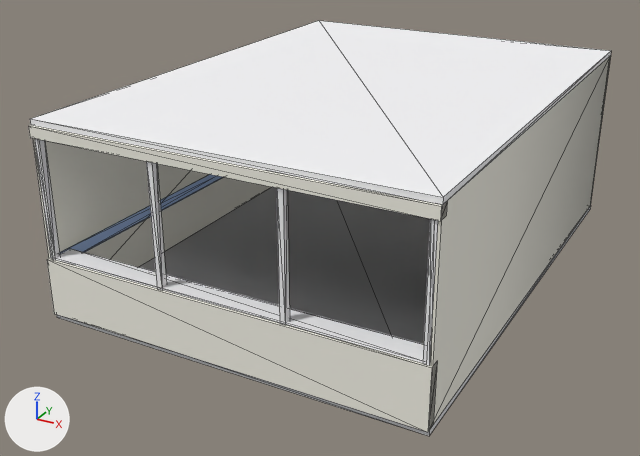
The OBJ model Assets/Venues/StoryHeaven/Models/Set/Ward.obj as it was, and as the next commit left it.
The view is the same before and after, from a 50 mm lens placed at (7.1, -13.42, 7.58), pointed at (-0.44, 0.29, 0.72). Lighting does not change. The marker at lower left points along +X, +Y and +Z. The older version comes first. Mesh edges are drawn as thin lines. Where no turn or scale is listed for an object, it has been applied to the vertices.

In view in the first picture: 'Ward'.
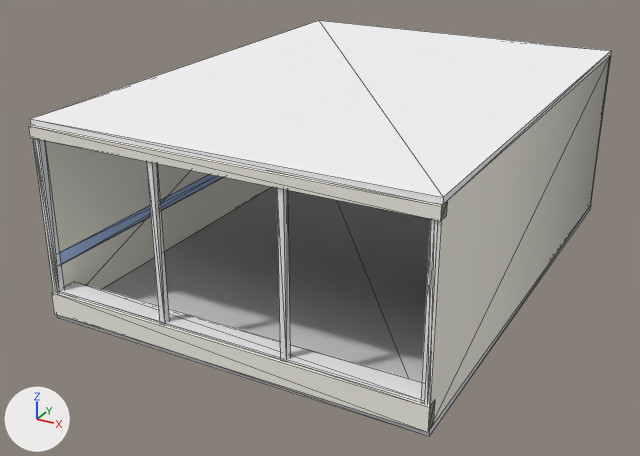
The edits, one by one:
me_ward has 108 vertices, 180 faces and spans x -3.5..3.5, y -3.75..5.8, z -0.1..3.5.
me_ward is used by ob_ward; location (0.0, 0.0, 0.0).
Before the commit, vertices of me_ward: 44 (-3.5, -3.75, 1.05) at pixel (46, 259), 45 (-3.5, -3.55, 1.05), 48 (3.5, -3.55, 1.05) at pixel (437, 360), 49 (3.5, -3.75, 1.05) at pixel (431, 367), 70 (-3.45, -3.59, 1.05).
Before the commit, vertices of me_ward: 71 (-3.45, -3.71, 1.05) at pixel (50, 259), 74 (-3.35, -3.71, 1.05) at pixel (55, 260), 75 (-3.35, -3.59, 1.05), 94 (3.35, -3.59, 1.05), 95 (3.35, -3.71, 1.05) at pixel (422, 363).
Before the commit, vertices of me_ward: 98 (3.45, -3.71, 1.05) at pixel (429, 365), 99 (3.45, -3.59, 1.05).
Before the commit, vertices of me_ward: 78 (-1.18, -3.59, 1.05), 79 (-1.18, -3.71, 1.05) at pixel (157, 289), 82 (-1.08, -3.71, 1.05) at pixel (162, 290), 83 (-1.08, -3.59, 1.05).
Before the commit, vertices of me_ward: 86 (1.08, -3.59, 1.05), 87 (1.08, -3.71, 1.05) at pixel (279, 323), 90 (1.18, -3.71, 1.05) at pixel (285, 325), 91 (1.18, -3.59, 1.05).
me_ward part 1: the loose piece of 8 vertices spanning x -3.4..3.4, y -3.7..-3.3, z 1.05..1.09 is moved by (0.0, 0.0, -0.63).
Part 2, on me_ward:
Vertices 70, 71, 74, 75, 94, 95, 98, 99 of me_ward move by (0.0, 0.0, -0.62).
Vertices 44, 45, 48, 49 of me_ward move by (0.0, 0.0, -0.63).
Part 3, on me_ward:
Vertices 78, 79, 82, 83 of me_ward move by (0.0, 0.0, -0.62).
Part 4, on me_ward:
Vertices 86, 87, 90, 91 of me_ward move by (0.0, 0.0, -0.62).

Where the change shows, as pixel boxes [x1, y1, x2, y2] in the pictures (640 x 456 px; the box of a moved part takes in the faces that stretch with it):
part 1 of me_ward, moved or reshaped
    before: [55, 249, 424, 363]
    after: [60, 281, 422, 402]
part 2 of me_ward, moved or reshaped
    both: [35, 139, 438, 432]
part 3 of me_ward, moved or reshaped
    before: [146, 161, 167, 290]
    after: [146, 161, 169, 325]
part 4 of me_ward, moved or reshaped
    before: [277, 188, 290, 325]
    after: [277, 188, 290, 362]
